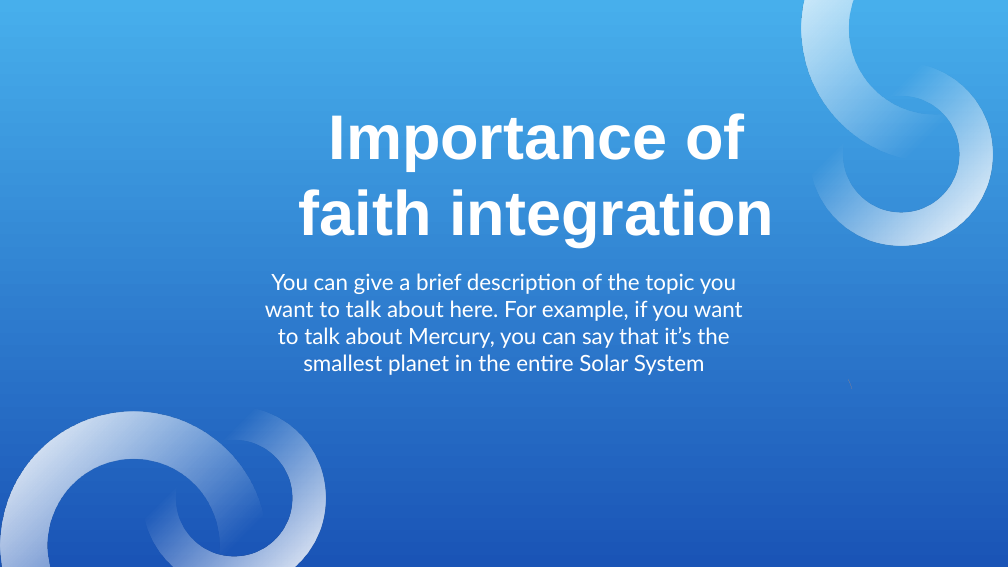
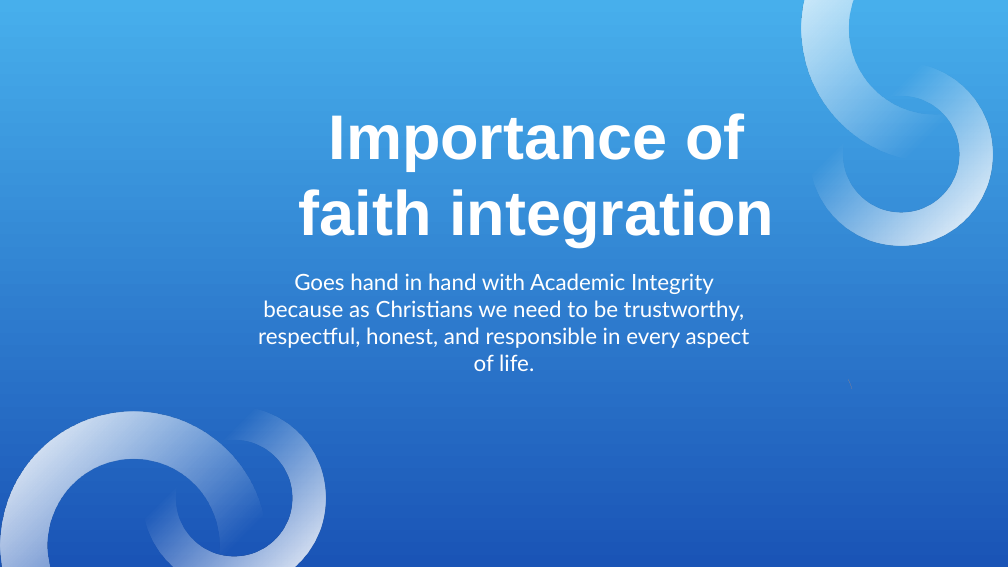
Before and after one commit to rcoon1/GCU-Masters, a slide deck: slide 5 of UNV 507/Topic 1/PSA Policy Violation RCoon.pptx. Drawn at 1008x567 pixels with LibreOffice and Linux fonts; fonts in the diff are those of the drawing. Boxes give left, top, right and bottom in pixels: in the first picture for what was removed or moved away, otherwise in the second. Text is boxed around its words. In the diff, an @@ line names an element or a change of style, - is before the commit and + after.

```diff
--- a/UNV 507/Topic 1/PSA Policy Violation RCoon.pptx
+++ b/UNV 507/Topic 1/PSA Policy Violation RCoon.pptx
@@ subtitle at bbox=[258, 273, 750, 371]: text changed @@
-You can give a brief description of the topic you want to talk about here. For example, if you want to talk about Mercury, you can say that it’s the smallest planet in the entire Solar System
+Goes hand in hand with Academic Integrity because as Christians we need to be trustworthy, respectful, honest, and responsible in every aspect of life.
```
Also in this commit, not shown: 4 other slides changed, 2 slides added, 1 slide removed.
